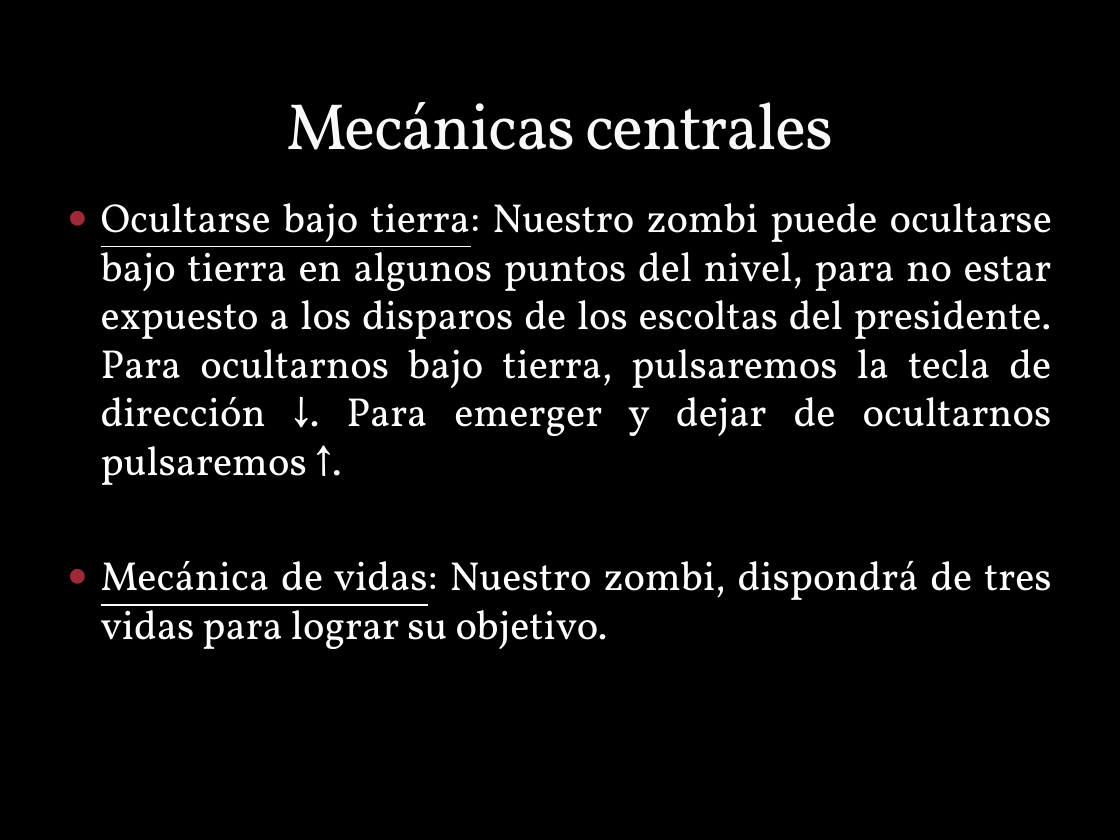
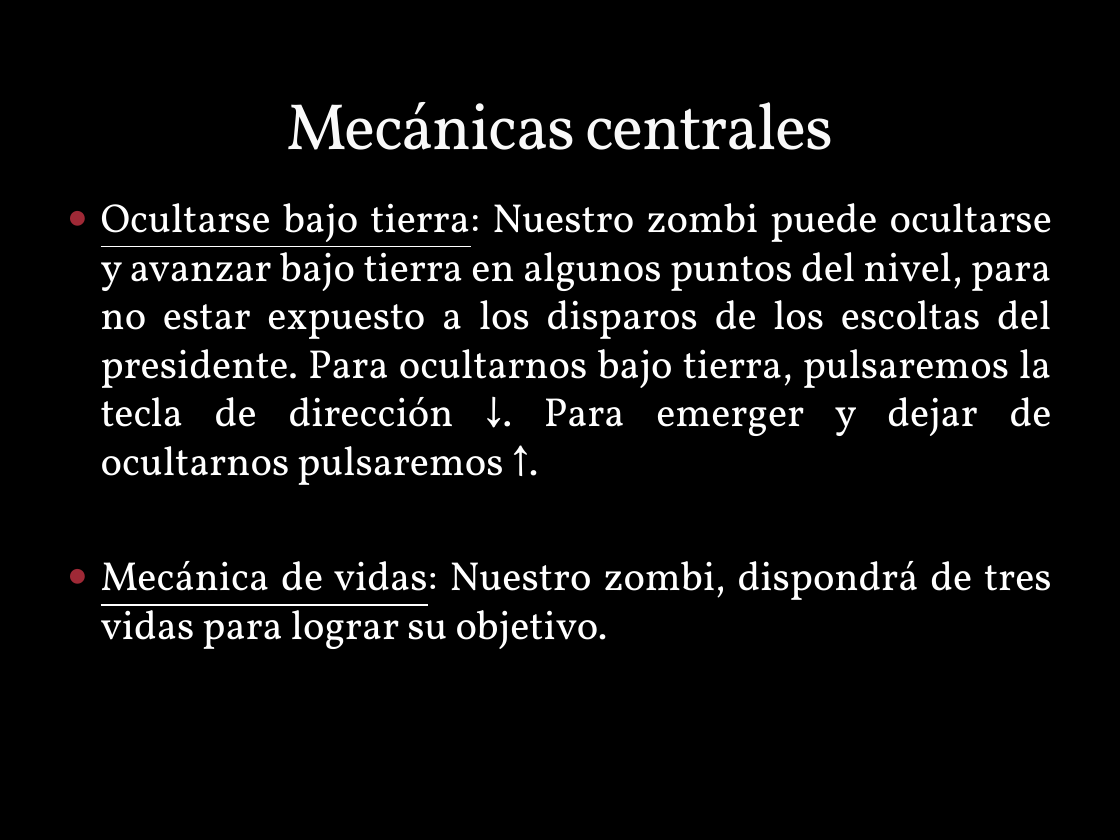
Before and after one commit to plandevida/ZombiesForPresident, a slide deck: slide 5 of zombiesppt.pptx. Drawn at 1120x840 pixels with LibreOffice and Linux fonts; fonts in the diff are those of the drawing; background and template pictures are left out. Boxes give left, top, right and bottom in pixels: in the first picture for what was removed or moved away, otherwise in the second. Text is boxed around its words. In the diff, an @@ line names an element or a change of style, - is before the commit and + after.

```diff
--- a/zombiesppt.pptx
+++ b/zombiesppt.pptx
@@ text at <box>101,203,1052,485</box>: text changed @@
-● Ocultarse bajo tierra: Nuestro zombi puede ocultarse bajo tierra en algunos puntos del nivel, para no estar expuesto a los disparos de los escoltas del presidente. Para ocultarnos bajo tierra, pulsaremos la tecla de dirección ↓. Para emerger y dejar de ocultarnos pulsaremos ↑.
+● Ocultarse bajo tierra: Nuestro zombi puede ocultarse y avanzar bajo tierra en algunos puntos del nivel, para no estar expuesto a los disparos de los escoltas del presidente. Para ocultarnos bajo tierra, pulsaremos la tecla de dirección ↓. Para emerger y dejar de ocultarnos pulsaremos ↑.
```
Also in this commit, not shown: 3 other slides changed.
